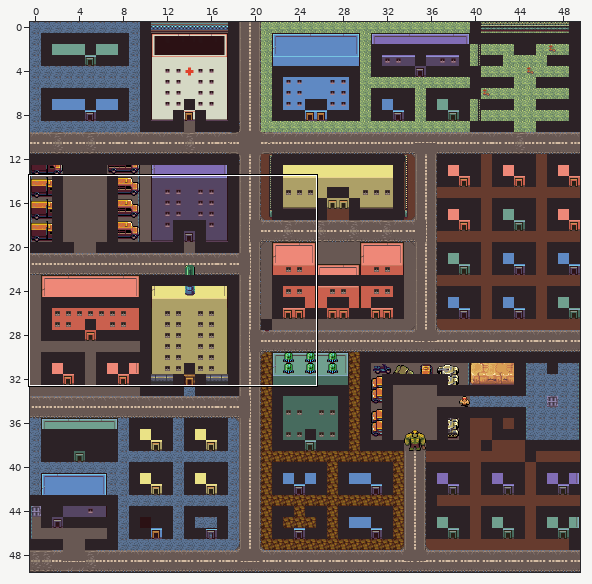
Tiled map (JSON): dist/assets/town-basic.tmj. The first picture is a wide view before the edit; the outline marks the close-up.
Close-up. As it was:
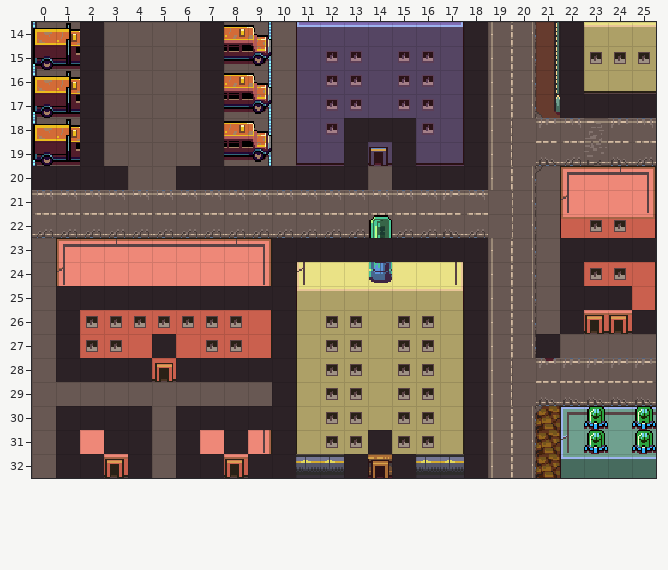
Cells are 16x16 px. Shown: x 0..25, y 14..32. The commit also changed other parts of the map, which this record leaves out.
The same view after the edit:
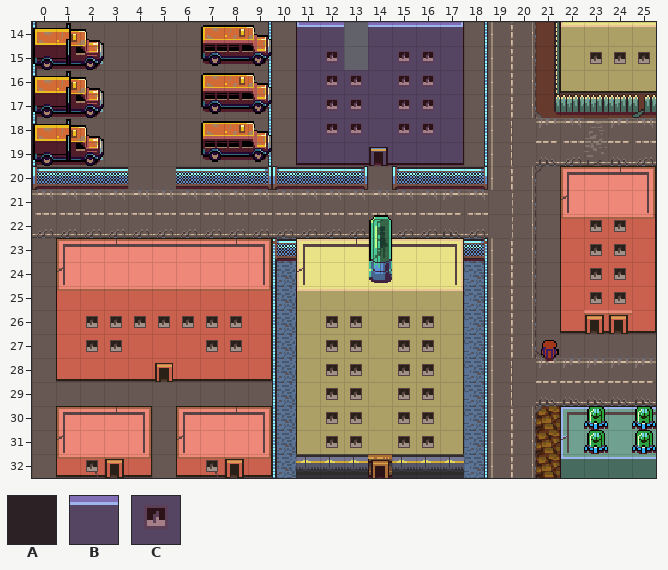
Key: from "post-apocalyptic": A 1, B 345, C 386.
_ is an empty cell, . an unchanged one.
The edit:
--- layer "on-ground"
@@ x 13..13 @@
-14 B
-15 C
+14 _
+15 _
--- layer "collisions" (now hidden)
@@ x 0..25 @@
-14 ..A....A..........A...A...
-15 ..A....A..........A...A...
-16 ..A....A..........A...A...
-17 ..A....A..........A...AAAA
-18 ..A....A.....AAA..A.......
-19 ..A....A.....A.A..A.......
-20 AAAA..AAAAAAAA.AAAA.......
+14 .._...._.........._..._...
+15 .._...._.........._..._...
+16 .._...._.........._..._...
+17 .._...._.........._...____
+18 .._...._.....___.._.......
+19 .._...._....._._.._.......
+20 ____..________.____.......
@@ x 1..25 @@
-23 .........AAAAAAAAA...AAAA
-24 .........A.......A...A...
-25 AAAAAAAAAA.......A...AAA.
-26 A........A.......A...A..A
-27 A...A....A.......A..A....
-28 AAAA.AAAAA.......A.......
-29 .........A.......A.......
-30 AAAA.AAAAA.......A.......
-31 A.AA.A.A.A...A...A.......
-32 AA.A.AA.AA..A.A..A.......
+23 ........._________...____
+24 ........._......._..._...
+25 __________......._...___.
+26 _........_......._..._.._
+27 _..._...._......._.._....
+28 ____._____......._.......
+29 ........._......._.......
+30 ____._____......._.......
+31 _.__._._._..._..._.......
+32 __._.__.__.._._.._.......
